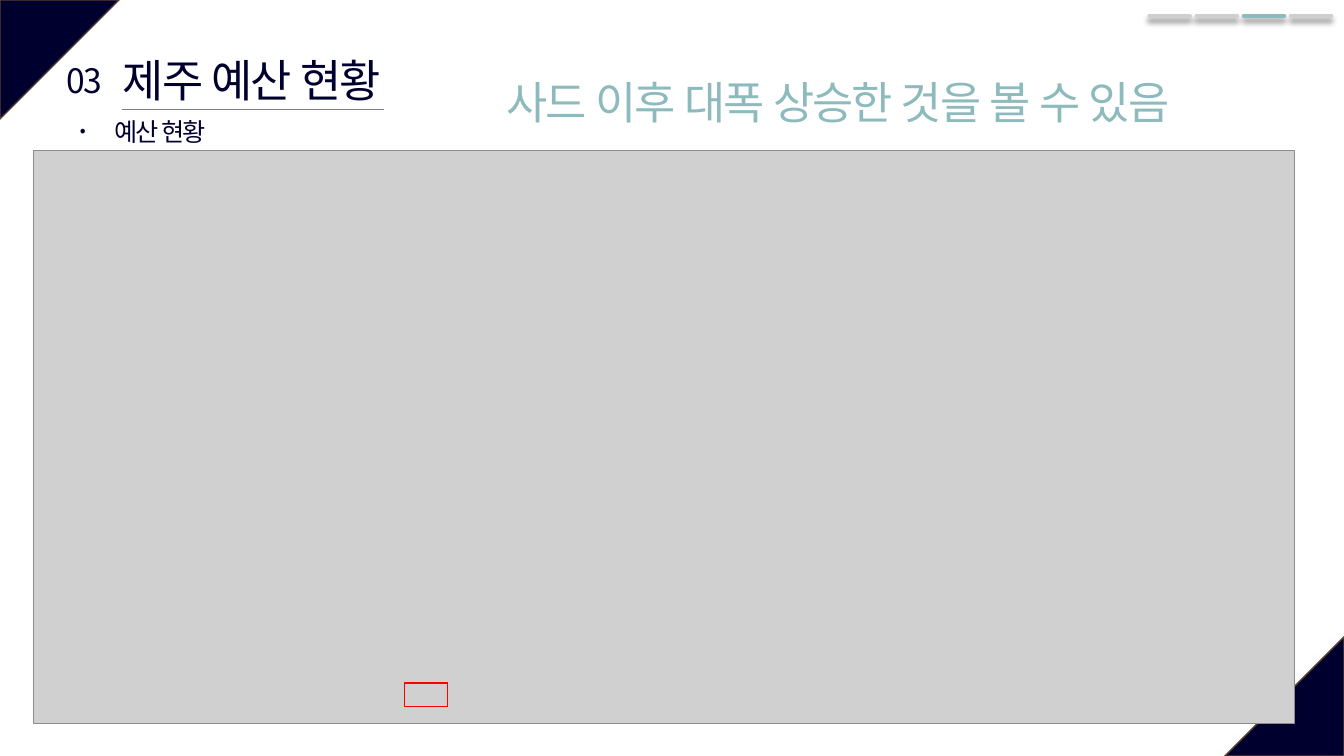
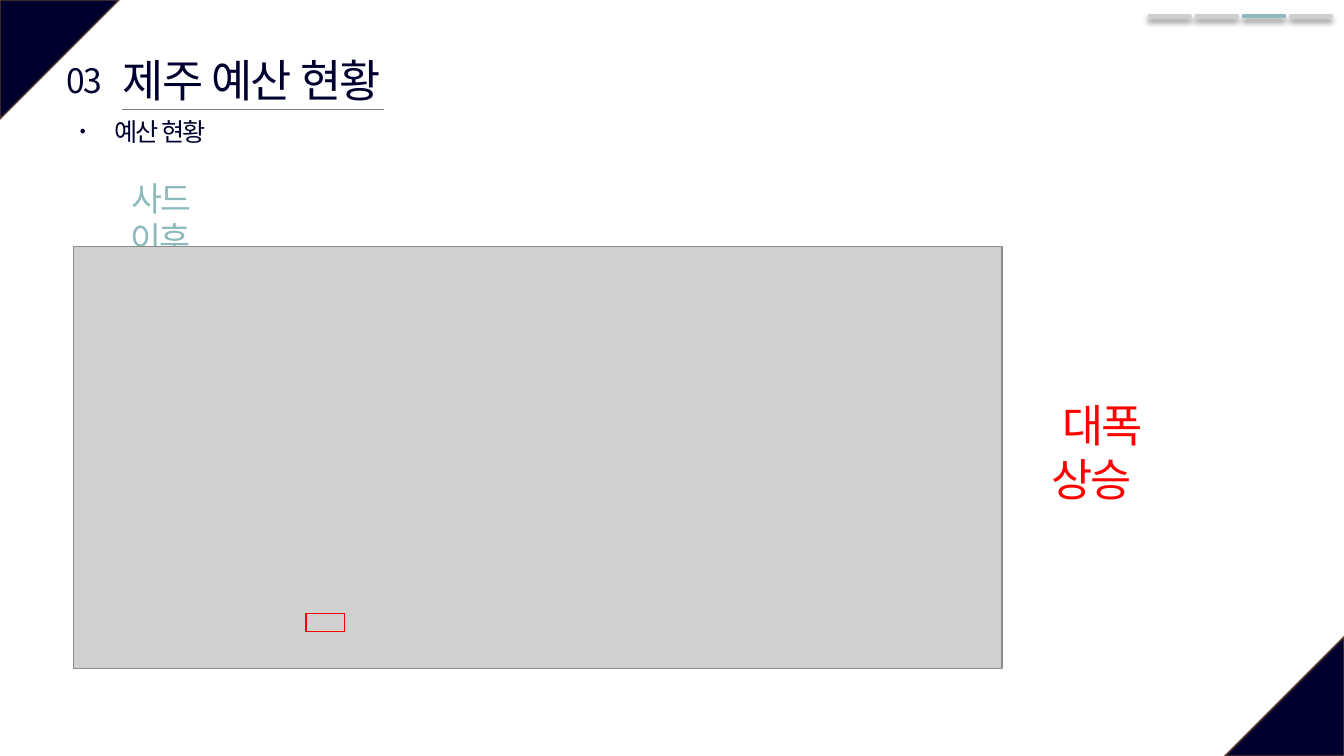
Before and after one commit to so-jeong0127/6-project, a slide deck: slide 11 of 6조_외부환경영향.pptx (slide 12 before the commit). Drawn at 1344x756 pixels with LibreOffice and Linux fonts; fonts in the diff are those of the drawing; grey boxes stand for pictures. Boxes give left, top, right and bottom in pixels: in the first picture for what was removed or moved away, otherwise in the second. Text is boxed around its words. In the diff, an @@ line names an element or a change of style, - is before the commit and + after.

```diff
--- a/6조_외부환경영향.pptx
+++ b/6조_외부환경영향.pptx
@@ text at <box>130,183,191,247</box>: text changed; size 32 to 24 pt @@
-사드 이후 대폭 상승한 것을 볼 수 있음
+사드 이후
@@ picture: place and size @@
-picture at <box>33,151,1295,724</box>
+picture at <box>74,247,1002,668</box>
@@ text added at <box>1052,405,1142,500</box>, 32 pt, text #FF0000 @@
+대폭 상승
@@ rectangle: place and size @@
-rectangle at <box>404,684,448,708</box>
+rectangle at <box>307,614,345,632</box>
```
Also in this commit, not shown: 8 other slides changed, 1 slide added, 2 slides removed.
